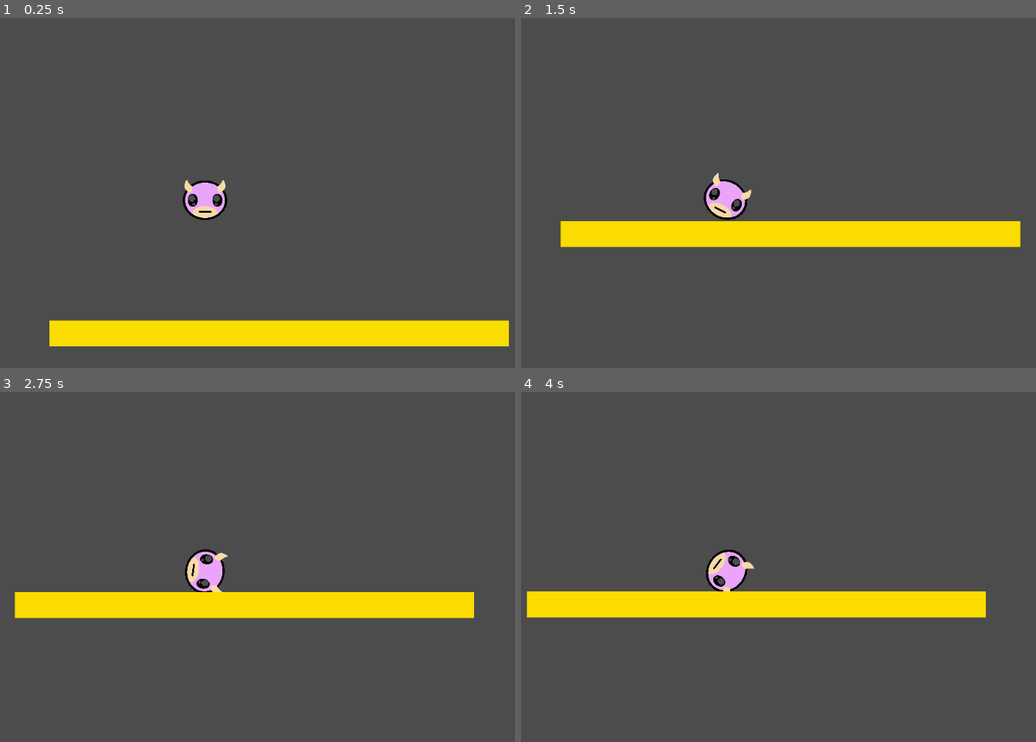
Above: before the commit, frames 1-4 (two rows, left to right).
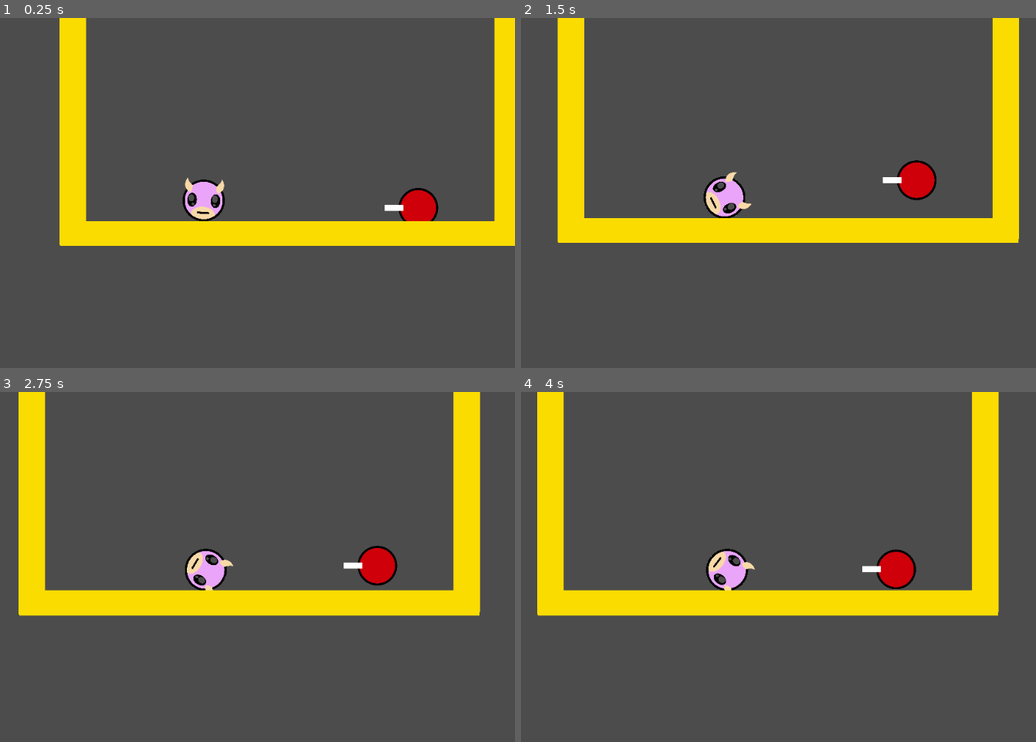
Above: after the commit, the same moments.

Repository: nratliff2078/DinoPinkTruck
Game: Godot game, scene res://scenes/world_root.tscn
Same seed, same stepped clock (60 frames per second), same inputs: the game is played once before the commit and once after it.
Inputs:
- Up to frame 1 (0.25 s): no input
- Up to frame 2 (1.5 s): no input
- Up to frame 3 (2.75 s): no input
- Up to frame 4 (4 s): no input

The runs differ from the first frame. In frame 1, 19% of the frame differs, in the area x 9-100%, y 0-94%; in frame 2, 9.4%; in frame 3, 8.7%; in frame 4, 8.3%.

Commit message:
Updated enemy

Diff:
--- /dev/null
+++ b/DinkPinkTruck/scenes/Enemy.gd
@@ -0,0 +1,29 @@
+extends RigidBody2D
+
+
+# Declare member variables here. Examples:
+# var a = 2
+# var b = "text"
+var rng = RandomNumberGenerator.new()
+var my_random_number = 1
+var time = 0
+
+# Called when the node enters the scene tree for the first time.
+func _ready():
+	pass
+
+
+# Called every frame. 'delta' is the elapsed time since the previous frame.
+func _process(delta):
+	my_random_number = 2
+	time += delta
+	if time >= 2:
+		my_random_number = 1
+		time = 0
+
+	if my_random_number == 1:
+		apply_impulse(Vector2(0,0), Vector2(0,-2 * delta))
+	if my_random_number == 2:
+		apply_impulse(Vector2(0,0), Vector2(0,2 * delta))
+
+	print(my_random_number)
--- a/DinkPinkTruck/scenes/Enemy.tscn
+++ b/DinkPinkTruck/scenes/Enemy.tscn
@@ -1,18 +1,26 @@
-[gd_scene load_steps=3 format=2]
+[gd_scene load_steps=4 format=2]
 
 [ext_resource path="res://images/enemy.png" type="Texture" id=1]
+[ext_resource path="res://scenes/Enemy.gd" type="Script" id=2]
 
 [sub_resource type="CircleShape2D" id=1]
 radius = 33.0151
 
 [node name="Enemy" type="RigidBody2D"]
 position = Vector2( 497, 296 )
+script = ExtResource( 2 )
 
 [node name="Sprite" type="Sprite" parent="."]
-position = Vector2( 5.00001, 5.00001 )
+position = Vector2( -2, 2 )
 scale = Vector2( 0.225256, 0.225256 )
 texture = ExtResource( 1 )
 
 [node name="CollisionShape2D" type="CollisionShape2D" parent="."]
-position = Vector2( 5, 5 )
+position = Vector2( -2, 2 )
 shape = SubResource( 1 )
+
+[node name="ColorRect" type="ColorRect" parent="."]
+margin_left = -58.0
+margin_top = -3.0
+margin_right = -27.0
+margin_bottom = 7.0
--- a/DinkPinkTruck/scenes/player.tscn
+++ b/DinkPinkTruck/scenes/player.tscn
@@ -14,8 +14,8 @@
 linear_damp = 5.0
 
 [node name="Sprite" type="Sprite" parent="."]
-position = Vector2( -1, -7.62939e-06 )
-scale = Vector2( 0.106625, 0.0949227 )
+position = Vector2( -3, 0.500004 )
+scale = Vector2( 0.101449, 0.100442 )
 texture = ExtResource( 1 )
 
 [node name="CollisionShape2D" type="CollisionShape2D" parent="."]
--- a/DinkPinkTruck/scenes/world_root.tscn
+++ b/DinkPinkTruck/scenes/world_root.tscn
@@ -1,26 +1,63 @@
-[gd_scene load_steps=4 format=2]
+[gd_scene load_steps=7 format=2]
 
 [ext_resource path="res://scenes/player.tscn" type="PackedScene" id=1]
 [ext_resource path="res://images/block.png" type="Texture" id=2]
+[ext_resource path="res://scenes/Enemy.tscn" type="PackedScene" id=3]
+
+[sub_resource type="PhysicsMaterial" id=3]
+bounce = 0.9
+
+[sub_resource type="RectangleShape2D" id=2]
+extents = Vector2( 360, 153.75 )
 
 [sub_resource type="RectangleShape2D" id=1]
-extents = Vector2( 379.25, 22 )
+extents = Vector2( 231.672, 437.5 )
 
 [node name="world_root" type="Node2D"]
 
 [node name="player" parent="." instance=ExtResource( 1 )]
-position = Vector2( 491, 318 )
+position = Vector2( 242, 513 )
+mass = 1.0
 
 [node name="Camera2D" type="Camera2D" parent="player"]
 current = true
 
+[node name="Enemy" parent="." instance=ExtResource( 3 )]
+position = Vector2( 598, 437 )
+mode = 2
+mass = 47.83
+physics_material_override = SubResource( 3 )
+gravity_scale = 31.72
+
+[node name="StaticBody2D2" type="StaticBody2D" parent="."]
+
+[node name="Sprite" type="Sprite" parent="StaticBody2D2"]
+position = Vector2( 383.5, 571.75 )
+scale = Vector2( 11.9219, 0.648438 )
+texture = ExtResource( 2 )
+
+[node name="CollisionShape2D" type="CollisionShape2D" parent="StaticBody2D2"]
+position = Vector2( 387, 705.25 )
+shape = SubResource( 2 )
+
 [node name="StaticBody2D" type="StaticBody2D" parent="."]
 
 [node name="Sprite" type="Sprite" parent="StaticBody2D"]
-position = Vector2( 612.25, 571 )
-scale = Vector2( 11.8984, 0.671875 )
+position = Vector2( 23, 402.5 )
+scale = Vector2( 0.6875, 5.89062 )
 texture = ExtResource( 2 )
 
 [node name="CollisionShape2D" type="CollisionShape2D" parent="StaticBody2D"]
-position = Vector2( 611.75, 570 )
+position = Vector2( -187, 407 )
 shape = SubResource( 1 )
+
+[node name="StaticBody2D3" type="StaticBody2D" parent="."]
+
+[node name="Sprite" type="Sprite" parent="StaticBody2D3"]
+position = Vector2( 744, 398 )
+scale = Vector2( 0.6875, 5.89062 )
+texture = ExtResource( 2 )
+
+[node name="CollisionShape2D" type="CollisionShape2D" parent="StaticBody2D3"]
+position = Vector2( 955.328, 418.5 )
+shape = SubResource( 1 )
